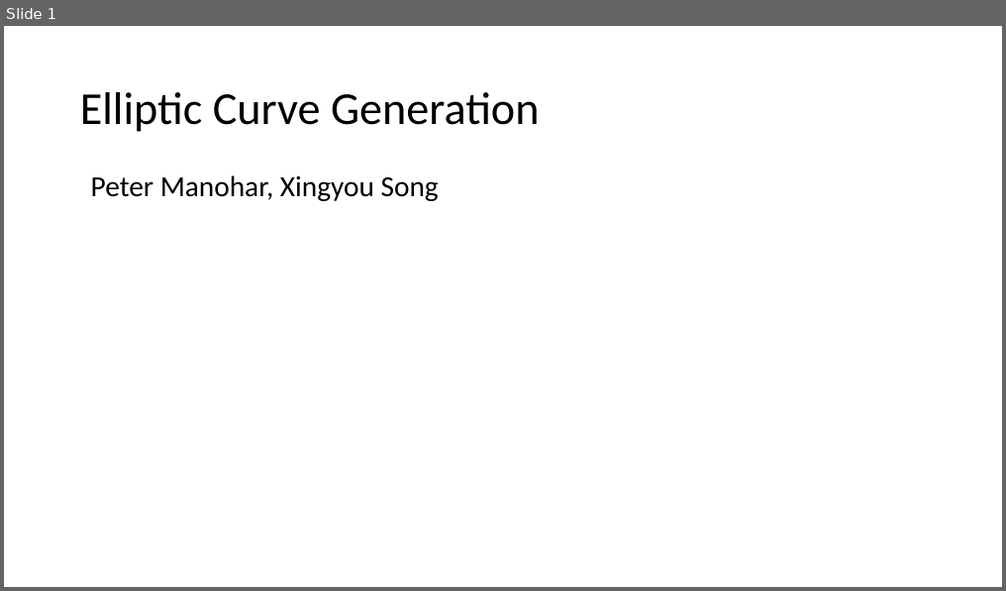
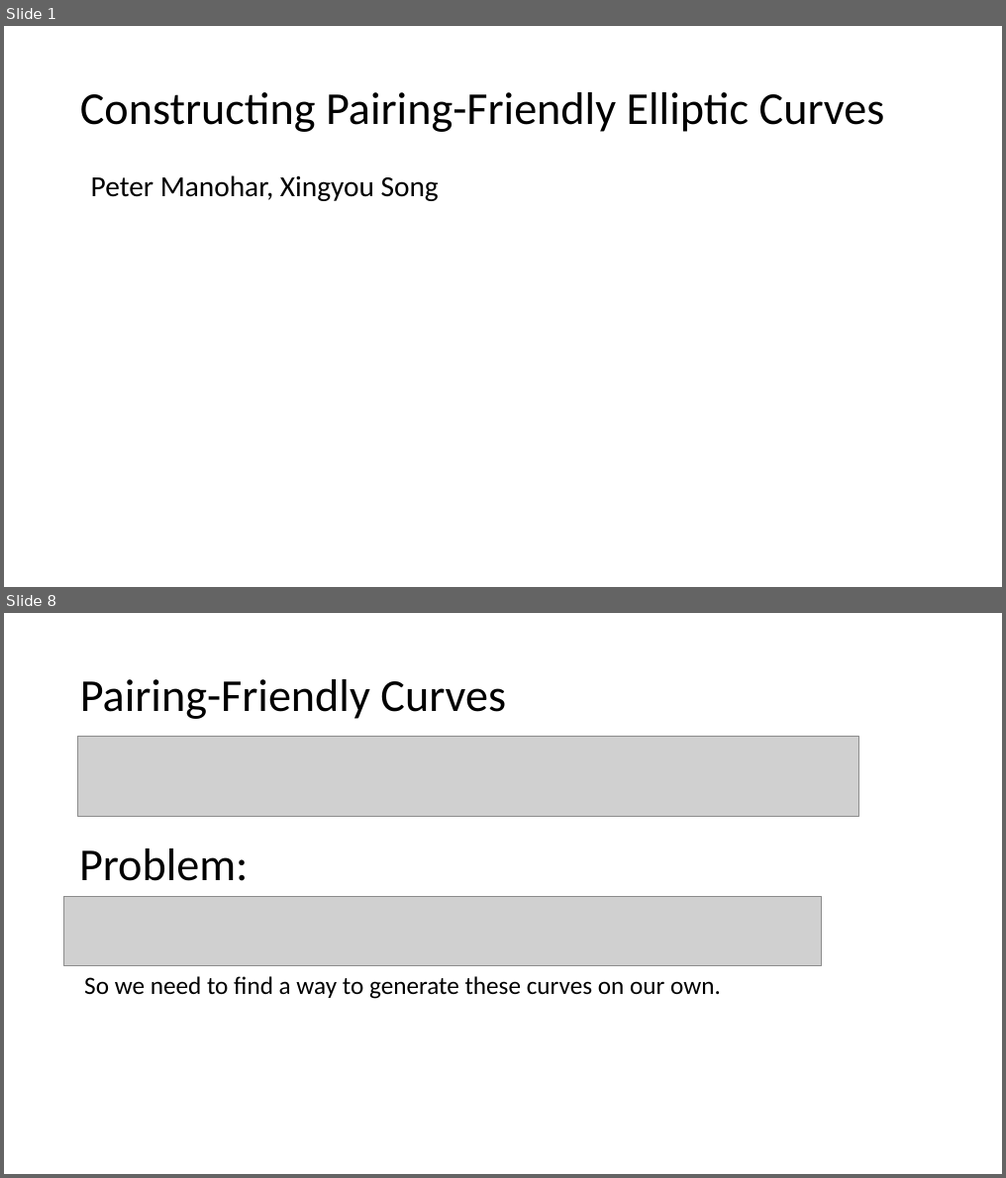
Before and after one commit to Srizzle/CS276-Project-Writeup, a slide deck: Presentation.ppt.pptx. Shown one above the other, each under a label of ours: slide 1 before the commit, slides 1 and 8 after it; the slides between them are not shown. The pictures are 1006x591 and 1006x1178 pixels, drawn with LibreOffice and Linux fonts; fonts in the diff are those of the drawing; grey boxes stand for pictures. Boxes give left, top, right and bottom in pixels: in the first picture for what was removed or moved away, otherwise in the second. Text is boxed around its words. In the diff, an @@ line names an element or a change of style, - is before the commit and + after.

```diff
--- a/Presentation.ppt.pptx
+++ b/Presentation.ppt.pptx
@@ slide 8 added at (4,613,1002,1174), background #FFFFFF @@
@@ title added at (80,679,506,719), 44 pt, text #000000 @@
+Pairing-Friendly Curves
@@ picture added at (78,736,859,817) @@
@@ text added at (79,849,249,881), 44 pt, text #000000 @@
+Problem:
@@ picture added at (63,897,822,966) @@
@@ text added at (84,976,721,999), 24 pt, text #000000 @@
+So we need to find a way to generate these curves on our own.
@@ slide 1 changed as well @@
@@ title at (80,92,885,132): text changed @@
-Elliptic Curve Generation
+Constructing Pairing-Friendly Elliptic Curves
```
Also in this commit, not shown: 7 other slides added, 1 slide removed, 8 other files.
